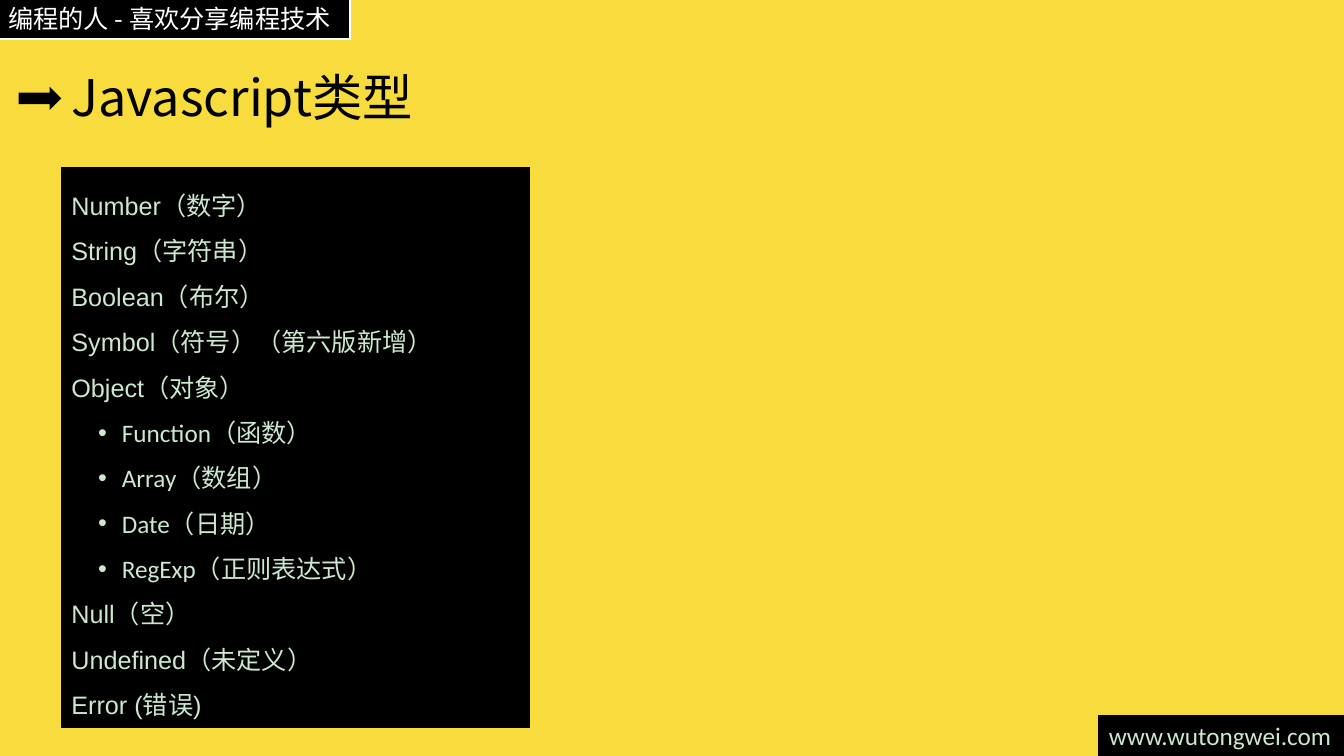
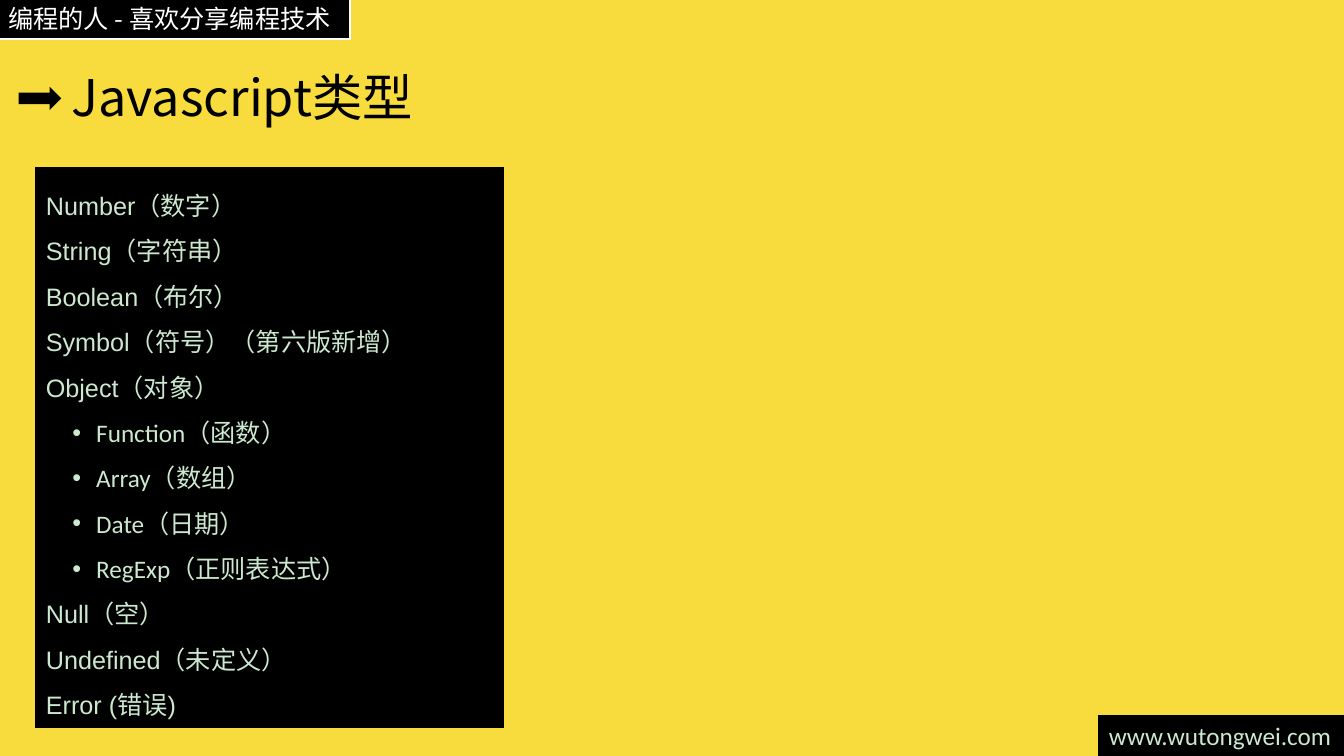
Before and after one commit to willculture/training, a slide deck: slide 22 of ppt/front-end/Javascript.pptx (slide 6 before the commit). Drawn at 1344x756 pixels with LibreOffice and Linux fonts; fonts in the diff are those of the drawing. Boxes give left, top, right and bottom in pixels: in the first picture for what was removed or moved away, otherwise in the second. Text is boxed around its words. In the diff, an @@ line names an element or a change of style, - is before the commit and + after.

```diff
--- a/ppt/front-end/Javascript.pptx
+++ b/ppt/front-end/Javascript.pptx
@@ rectangle "Number（数字）": place and size @@
-rectangle "Number（数字）" at <box>62,167,529,727</box>
+rectangle "Number（数字）" at <box>36,167,504,727</box>
```
Also in this commit, not shown: 7 other slides changed, 28 slides added, 5 slides removed, 2 other files.
